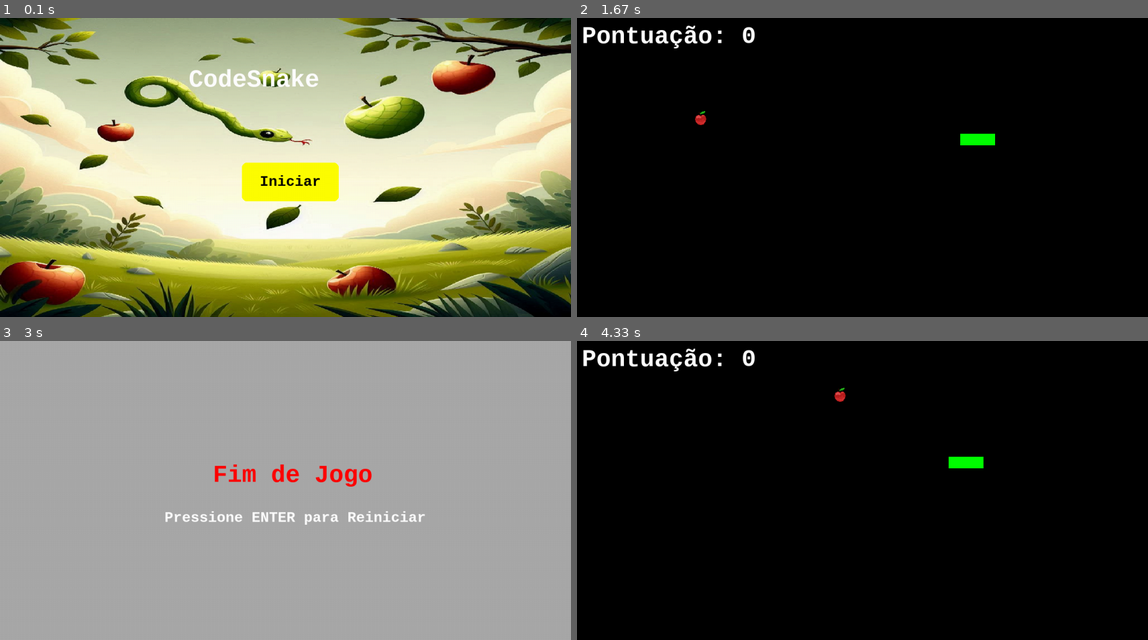
Above: before the commit, frames 1-4 (two rows, left to right).
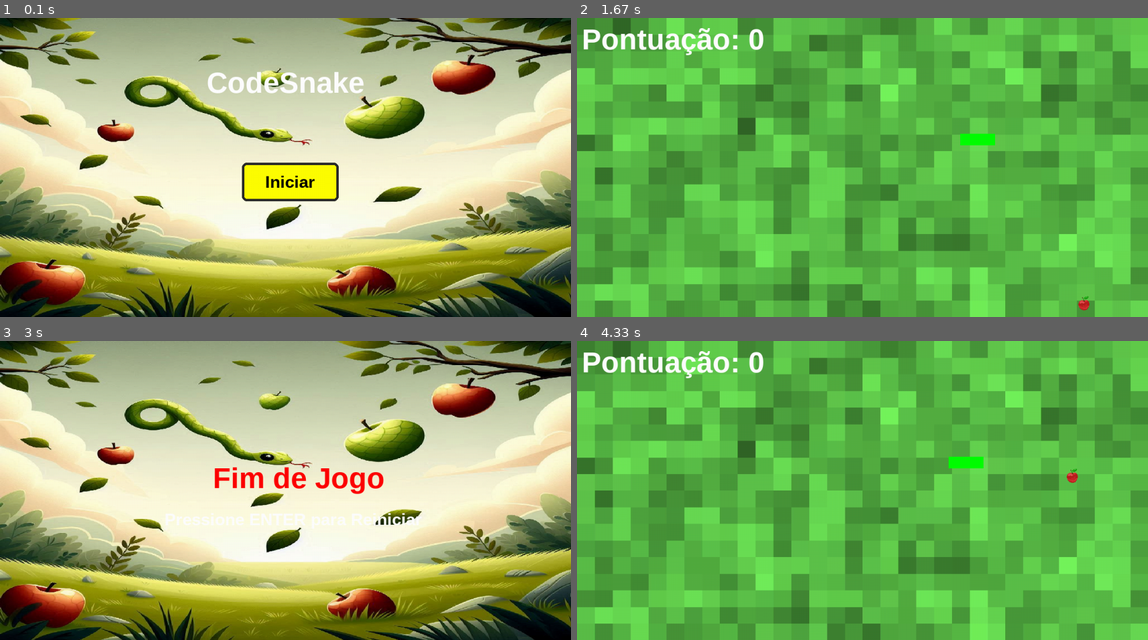
Above: after the commit, the same moments.

Repository: larawalcher/pygamamain
Game: pygame game, started from pygame/main.py
The game is run twice, just before and just after one commit, with the same random seed, the same clock (stepped at 60 frames per second) and the same inputs.
Inputs:
- Up to frame 1 (0.1 s): no input
- Up to frame 2 (1.67 s): hold Enter 0.33-0.8 s; hold D 0.33-0.8 s; hold Esc 0.83-1.3 s; hold D 0.83-1.3 s; hold Esc from 1.33 s (still down); hold D from 1.33 s (still down)
- Up to frame 3 (3 s): release Esc at 1.8 s; release D at 1.8 s; tap Enter at 1.83 s
- Up to frame 4 (4.33 s): tap Enter at 3.17 s; tap Esc at 3.5 s; hold Esc 3.83-4.3 s; hold D 3.83-4.3 s

The runs differ from the first frame. In frame 1, 1.9% of the frame differs, in the area x 33-64%, y 16-62%; in frame 2, 100%; in frame 3, 95%; in frame 4, 100%, in the area x 0-100%, y 0-100%.

Commit message:
Add files via upload

Diff:
--- a/pygame/main.py
+++ b/pygame/main.py
@@ -5,7 +5,8 @@
 # Configurações do jogo
 CORES = {
     'branco': (255, 255, 255), 'preto': (0, 0, 0), 'vermelho': (255, 0, 0), 'verde': (0, 255, 0),
-    'azul': (0, 0, 255), 'amarelo': (255, 255, 0), 'cinza': (169, 169, 169)
+    'azul': (0, 0, 255), 'amarelo': (255, 255, 0), 'cinza': (169, 169, 169), 'cinza_escuro': (40, 40, 40),
+    'azul_claro': (60, 100, 255), 'laranja': (255, 165, 0)
 }
 
 class Janela:
@@ -15,11 +16,13 @@
         pg.display.set_caption(titulo)
         self.clock = pg.time.Clock()
         self.limite_fps = fps
-        self.fonte = pg.font.SysFont("Courier New", 50, bold=True)
-        self.fonte_pequena = pg.font.SysFont("Courier New", 30, bold=True)
+        self.fonte = pg.font.SysFont("Arial", 60, bold=True)
+        self.fonte_pequena = pg.font.SysFont("Arial", 35, bold=True)
         self.executando, self.pausado, self.menu_inicial = True, False, True
         self.fundo_menu = pg.image.load("imgtelamenu.jpg")  # Carregar imagem de fundo
         self.fundo_menu = pg.transform.scale(self.fundo_menu, resolucao)  # Ajustar tamanho
+        self.imagem_fundo_jogo = pg.image.load("imgtelaprincipal.jpg")  # Carregar imagem de fundo para o jogo
+        self.imagem_fundo_jogo = pg.transform.scale(self.imagem_fundo_jogo, resolucao)  # Ajustar tamanho
         self.imagem_maca = pg.image.load("macapygame.webp")  # Carregar imagem da maçã
         self.imagem_maca = pg.transform.scale(self.imagem_maca, (30, 30))  # Ajustar tamanho da maçã
 
@@ -28,22 +31,23 @@
             self.janela.blit(fundo, (0, 0))  # Desenhar o fundo
         else:
             self.janela.fill(CORES[cor])
+
     def atualizar(self):
         pg.display.update()
         self.clock.tick(self.limite_fps)
 
-    def limpar(self, cor='preto'):
-        self.janela.fill(CORES[cor])
-
-    def desenhar_texto(self, texto, pos, cor='branco', fonte=None):
+    def desenhar_texto(self, texto, pos, cor='branco', fonte=None, sombra=False):
         if fonte is None:
             fonte = self.fonte
         renderizado = fonte.render(texto, True, CORES[cor])
+        if sombra:
+            self.janela.blit(renderizado, (pos[0] + 2, pos[1] + 2))  # Sombra do texto
         self.janela.blit(renderizado, pos)
 
     def botao(self, texto, pos, tamanho, cor='branco', cor_texto='preto', arredondado=10):
         retangulo = pg.Rect(*pos, *tamanho)
         pg.draw.rect(self.janela, CORES[cor], retangulo, border_radius=arredondado)
+        pg.draw.rect(self.janela, CORES['cinza_escuro'], retangulo, width=5, border_radius=arredondado)  # Borda mais destacada
         self.desenhar_texto(texto, (pos[0] + (tamanho[0] - self.fonte_pequena.size(texto)[0]) // 2,
                                    pos[1] + (tamanho[1] - self.fonte_pequena.size(texto)[1]) // 2),
                             cor=cor_texto, fonte=self.fonte_pequena)
@@ -54,8 +58,11 @@
         self.tamanho_grelha = (53, 30)
         self.cobrinha = [(10, 10), (9, 10), (8, 10)]
         self.direcao = (1, 0)
-        self.maçã = (random.randint(0, 52), random.randint(0, 29))
+        self.maçã = self.gerar_posicao_maca()
         self.pontuacao, self.fim_de_jogo = 0, False
+
+    def gerar_posicao_maca(self):
+        return (random.randint(0, 45), random.randint(0, 25))
 
     def mover(self):
         if self.fim_de_jogo:
@@ -63,7 +70,7 @@
         nova_cabeca = (self.cobrinha[0][0] + self.direcao[0], self.cobrinha[0][1] + self.direcao[1])
         self.cobrinha.insert(0, nova_cabeca)
         if nova_cabeca == self.maçã:
-            self.maçã = (random.randint(0, 52), random.randint(0, 29))
+            self.maçã = self.gerar_posicao_maca()  # Gerar nova posição para a maçã
             self.pontuacao += 1
         else:
             self.cobrinha.pop()
@@ -105,8 +112,9 @@
                         jogo.mudar_direcao(evento.key)
 
         if janela.menu_inicial:
-            janela.janela.blit(janela.fundo_menu, (0, 0))
-            janela.desenhar_texto("CodeSnake", (janela.janela.get_width() // 2 - 200, 100), cor='branco', fonte=janela.fonte)
+            janela.janela.blit(janela.fundo_menu, (0, 0))  # Imagem de fundo
+            # Título centralizado
+            janela.desenhar_texto("CodeSnake", (janela.janela.get_width() // 2 - janela.fonte.size("CodeSnake")[0] // 2, 100), cor='branco', fonte=janela.fonte)
             botao_iniciar = janela.botao("Iniciar", (500, 300), (200, 80), cor='amarelo', cor_texto='preto')
             if pg.mouse.get_pressed()[0] and botao_iniciar.collidepoint(pg.mouse.get_pos()):
                 janela.menu_inicial = False
@@ -114,6 +122,7 @@
         elif janela.pausado:
             janela.desenhar_texto("Pausado - Pressione ESC para Continuar", (350, 300))
         else:
+            janela.janela.blit(janela.imagem_fundo_jogo, (0, 0))  # Adicionando o fundo do jogo
             jogo.mover()
             for segmento in jogo.cobrinha:
                 pg.draw.rect(janela.janela, CORES['verde'], (segmento[0] * 24, segmento[1] * 24, 24, 24))
@@ -122,6 +131,7 @@
 
         if jogo.fim_de_jogo:
             janela.limpar('cinza')
+            janela.janela.blit(janela.fundo_menu, (0, 0))  # Usando o fundo do menu para o fim de jogo
             janela.desenhar_texto("Fim de Jogo", (janela.janela.get_width() // 2 - 150, 250), cor='vermelho', fonte=janela.fonte)
             janela.desenhar_texto("Pressione ENTER para Reiniciar", (janela.janela.get_width() // 2 - 250, 350), cor='branco', fonte=janela.fonte_pequena)
             teclas = pg.key.get_pressed()
--- a/pygame/teste2.py
+++ b/pygame/teste2.py
@@ -9,7 +9,7 @@
 }
 
 class Janela:
-    def __init__(self, resolucao=(1180, 720), titulo='CodeSnake', fps=30):
+    def __init__(self, resolucao=(1180, 620), titulo='CodeSnake', fps=30):
         pg.init()
         self.janela = pg.display.set_mode(resolucao)
         pg.display.set_caption(titulo)
@@ -20,9 +20,16 @@
         self.executando, self.pausado, self.menu_inicial = True, False, True
         self.fundo_menu = pg.image.load("imgtelamenu.jpg")  # Carregar imagem de fundo
         self.fundo_menu = pg.transform.scale(self.fundo_menu, resolucao)  # Ajustar tamanho
+        self.imagem_fundo_jogo = pg.image.load("imgtelaprincipal.jpg")  # Carregar imagem de fundo para o jogo
+        self.imagem_fundo_jogo = pg.transform.scale(self.imagem_fundo_jogo, resolucao)  # Ajustar tamanho
         self.imagem_maca = pg.image.load("macapygame.webp")  # Carregar imagem da maçã
         self.imagem_maca = pg.transform.scale(self.imagem_maca, (30, 30))  # Ajustar tamanho da maçã
 
+    def limpar(self, cor='preto', fundo=None):
+        if fundo:
+            self.janela.blit(fundo, (0, 0))  # Desenhar o fundo
+        else:
+            self.janela.fill(CORES[cor])
 
     def atualizar(self):
         pg.display.update()
@@ -50,8 +57,12 @@
         self.tamanho_grelha = (53, 30)
         self.cobrinha = [(10, 10), (9, 10), (8, 10)]
         self.direcao = (1, 0)
-        self.maçã = (random.randint(0, 52), random.randint(0, 29))
+        self.maçã = self.gerar_posicao_maca()
         self.pontuacao, self.fim_de_jogo = 0, False
+
+    def gerar_posicao_maca(self):
+        # Garantir que a maçã fique dentro da tela (dentro dos limites da grelha)
+        return (random.randint(0, 45), random.randint(0, 25))
 
     def mover(self):
         if self.fim_de_jogo:
@@ -59,7 +70,7 @@
         nova_cabeca = (self.cobrinha[0][0] + self.direcao[0], self.cobrinha[0][1] + self.direcao[1])
         self.cobrinha.insert(0, nova_cabeca)
         if nova_cabeca == self.maçã:
-            self.maçã = (random.randint(0, 52), random.randint(0, 29))
+            self.maçã = self.gerar_posicao_maca()  # Gerar nova posição para a maçã
             self.pontuacao += 1
         else:
             self.cobrinha.pop()
@@ -110,6 +121,7 @@
         elif janela.pausado:
             janela.desenhar_texto("Pausado - Pressione ESC para Continuar", (350, 300))
         else:
+            janela.janela.blit(janela.imagem_fundo_jogo, (0, 0))  # Adicionando o fundo do jogo
             jogo.mover()
             for segmento in jogo.cobrinha:
                 pg.draw.rect(janela.janela, CORES['verde'], (segmento[0] * 24, segmento[1] * 24, 24, 24))
--- a/pygame/teste4.py
+++ b/pygame/teste4.py
@@ -5,41 +5,49 @@
 # Configurações do jogo
 CORES = {
     'branco': (255, 255, 255), 'preto': (0, 0, 0), 'vermelho': (255, 0, 0), 'verde': (0, 255, 0),
-    'azul': (0, 0, 255), 'amarelo': (255, 255, 0), 'cinza': (169, 169, 169)
+    'azul': (0, 0, 255), 'amarelo': (255, 255, 0), 'cinza': (169, 169, 169), 'cinza_escuro': (40, 40, 40),
+    'azul_claro': (60, 100, 255), 'laranja': (255, 165, 0)
 }
 
 class Janela:
-    def __init__(self, resolucao=(1180, 720), titulo='CodeSnake', fps=30):
+    def __init__(self, resolucao=(1180, 620), titulo='CodeSnake', fps=30):
         pg.init()
         self.janela = pg.display.set_mode(resolucao)
         pg.display.set_caption(titulo)
         self.clock = pg.time.Clock()
         self.limite_fps = fps
-        self.fonte = pg.font.SysFont("Courier New", 50, bold=True)
-        self.fonte_pequena = pg.font.SysFont("Courier New", 30, bold=True)
+        self.fonte = pg.font.SysFont("Arial", 60, bold=True)
+        self.fonte_pequena = pg.font.SysFont("Arial", 35, bold=True)
         self.executando, self.pausado, self.menu_inicial = True, False, True
         self.fundo_menu = pg.image.load("imgtelamenu.jpg")  # Carregar imagem de fundo
         self.fundo_menu = pg.transform.scale(self.fundo_menu, resolucao)  # Ajustar tamanho
+        self.imagem_fundo_jogo = pg.image.load("imgtelaprincipal.jpg")  # Carregar imagem de fundo para o jogo
+        self.imagem_fundo_jogo = pg.transform.scale(self.imagem_fundo_jogo, resolucao)  # Ajustar tamanho
         self.imagem_maca = pg.image.load("macapygame.webp")  # Carregar imagem da maçã
         self.imagem_maca = pg.transform.scale(self.imagem_maca, (30, 30))  # Ajustar tamanho da maçã
 
+    def limpar(self, cor='preto', fundo=None):
+        if fundo:
+            self.janela.blit(fundo, (0, 0))  # Desenhar o fundo
+        else:
+            self.janela.fill(CORES[cor])
 
     def atualizar(self):
         pg.display.update()
         self.clock.tick(self.limite_fps)
 
-    def limpar(self, cor='preto'):
-        self.janela.fill(CORES[cor])
-
-    def desenhar_texto(self, texto, pos, cor='branco', fonte=None):
+    def desenhar_texto(self, texto, pos, cor='branco', fonte=None, sombra=False):
         if fonte is None:
             fonte = self.fonte
         renderizado = fonte.render(texto, True, CORES[cor])
+        if sombra:
+            self.janela.blit(renderizado, (pos[0] + 2, pos[1] + 2))  # Sombra do texto
         self.janela.blit(renderizado, pos)
 
     def botao(self, texto, pos, tamanho, cor='branco', cor_texto='preto', arredondado=10):
         retangulo = pg.Rect(*pos, *tamanho)
         pg.draw.rect(self.janela, CORES[cor], retangulo, border_radius=arredondado)
+        pg.draw.rect(self.janela, CORES['cinza_escuro'], retangulo, width=5, border_radius=arredondado)  # Borda mais destacada
         self.desenhar_texto(texto, (pos[0] + (tamanho[0] - self.fonte_pequena.size(texto)[0]) // 2,
                                    pos[1] + (tamanho[1] - self.fonte_pequena.size(texto)[1]) // 2),
                             cor=cor_texto, fonte=self.fonte_pequena)
@@ -50,8 +58,11 @@
         self.tamanho_grelha = (53, 30)
         self.cobrinha = [(10, 10), (9, 10), (8, 10)]
         self.direcao = (1, 0)
-        self.maçã = (random.randint(0, 52), random.randint(0, 29))
+        self.maçã = self.gerar_posicao_maca()
         self.pontuacao, self.fim_de_jogo = 0, False
+
+    def gerar_posicao_maca(self):
+        return (random.randint(0, 45), random.randint(0, 25))
 
     def mover(self):
         if self.fim_de_jogo:
@@ -59,7 +70,7 @@
         nova_cabeca = (self.cobrinha[0][0] + self.direcao[0], self.cobrinha[0][1] + self.direcao[1])
         self.cobrinha.insert(0, nova_cabeca)
         if nova_cabeca == self.maçã:
-            self.maçã = (random.randint(0, 52), random.randint(0, 29))
+            self.maçã = self.gerar_posicao_maca()  # Gerar nova posição para a maçã
             self.pontuacao += 1
         else:
             self.cobrinha.pop()
@@ -110,6 +121,7 @@
         elif janela.pausado:
             janela.desenhar_texto("Pausado - Pressione ESC para Continuar", (350, 300))
         else:
+            janela.janela.blit(janela.imagem_fundo_jogo, (0, 0))  # Adicionando o fundo do jogo
             jogo.mover()
             for segmento in jogo.cobrinha:
                 pg.draw.rect(janela.janela, CORES['verde'], (segmento[0] * 24, segmento[1] * 24, 24, 24))
@@ -118,14 +130,13 @@
 
         if jogo.fim_de_jogo:
             janela.limpar('cinza')
-            janela.desenhar_texto("Fim de Jogo", (janela.janela.get_width() // 2 - 150, 250), cor='vermelho', fonte=janela.fonte)
-            janela.desenhar_texto("Pressione ENTER para Reiniciar ou ESC para Voltar ao Menu",
-                                  (janela.janela.get_width() // 2 - 350, 350), cor='branco', fonte=janela.fonte_pequena)
+            # Caixa com borda arredondada e sombra
+            pg.draw.rect(janela.janela, CORES['cinza_escuro'], (250, 200, 680, 220), border_radius=20)
+            pg.draw.rect(janela.janela, CORES['azul_claro'], (255, 205, 670, 210), border_radius=15)  # Caixa com efeito
+            janela.desenhar_texto("Fim de Jogo", (janela.janela.get_width() // 2 - 150, 250), cor='vermelho', fonte=janela.fonte, sombra=True)
+            janela.desenhar_texto("Pressione ENTER para Reiniciar", (janela.janela.get_width() // 2 - 250, 350), cor='branco', fonte=janela.fonte_pequena, sombra=True)
             teclas = pg.key.get_pressed()
             if teclas[pg.K_RETURN]:
-                jogo.reiniciar()
-            elif teclas[pg.K_ESCAPE]:
-                janela.menu_inicial = True
                 jogo.reiniciar()
 
         janela.atualizar()
--- a/pygame/teste5.py
+++ b/pygame/teste5.py
@@ -1,45 +1,53 @@
 import pygame as pg
 import random
+import time
 
 # Configurações do jogo
 CORES = {
     'branco': (255, 255, 255), 'preto': (0, 0, 0), 'vermelho': (255, 0, 0), 'verde': (0, 255, 0),
-    'azul': (0, 0, 255), 'amarelo': (255, 255, 0), 'cinza': (169, 169, 169)
+    'azul': (0, 0, 255), 'amarelo': (255, 255, 0), 'cinza': (169, 169, 169), 'cinza_escuro': (40, 40, 40),
+    'azul_claro': (60, 100, 255), 'laranja': (255, 165, 0)
 }
 
 class Janela:
-    def __init__(self, resolucao=(1180, 720), titulo='CodeSnake', fps=30):
+    def __init__(self, resolucao=(1180, 620), titulo='CodeSnake', fps=30):
         pg.init()
         self.janela = pg.display.set_mode(resolucao)
         pg.display.set_caption(titulo)
         self.clock = pg.time.Clock()
         self.limite_fps = fps
-        self.fonte = pg.font.SysFont("Courier New", 50, bold=True)
-        self.fonte_pequena = pg.font.SysFont("Courier New", 30, bold=True)
+        self.fonte = pg.font.SysFont("Arial", 60, bold=True)
+        self.fonte_pequena = pg.font.SysFont("Arial", 35, bold=True)
         self.executando, self.pausado, self.menu_inicial = True, False, True
-        try:
-            self.fundo_menu = pg.transform.scale(pg.image.load("imgtelamenu.jpg"), resolucao)
-            self.fundo_fim = pg.transform.scale(pg.image.load("imgtelafim.jpg"), resolucao)
-            self.imagem_maca = pg.transform.scale(pg.image.load("macapygame.webp"), (30, 30))
-        except pg.error:
-            print("Erro ao carregar imagens. Verifique os arquivos de imagem.")
-            self.executando = False
+        self.fundo_menu = pg.image.load("imgtelamenu.jpg")  # Carregar imagem de fundo
+        self.fundo_menu = pg.transform.scale(self.fundo_menu, resolucao)  # Ajustar tamanho
+        self.imagem_fundo_jogo = pg.image.load("imgtelaprincipal.jpg")  # Carregar imagem de fundo para o jogo
+        self.imagem_fundo_jogo = pg.transform.scale(self.imagem_fundo_jogo, resolucao)  # Ajustar tamanho
+        self.imagem_maca = pg.image.load("macapygame.webp")  # Carregar imagem da maçã
+        self.imagem_maca = pg.transform.scale(self.imagem_maca, (30, 30))  # Ajustar tamanho da maçã
+
+    def limpar(self, cor='preto', fundo=None):
+        if fundo:
+            self.janela.blit(fundo, (0, 0))  # Desenhar o fundo
+        else:
+            self.janela.fill(CORES[cor])
 
     def atualizar(self):
         pg.display.update()
         self.clock.tick(self.limite_fps)
 
-    def limpar(self, cor='preto'):
-        self.janela.fill(CORES[cor])
-
-    def desenhar_texto(self, texto, pos, cor='branco', fonte=None):
-        fonte = fonte or self.fonte
+    def desenhar_texto(self, texto, pos, cor='branco', fonte=None, sombra=False):
+        if fonte is None:
+            fonte = self.fonte
         renderizado = fonte.render(texto, True, CORES[cor])
+        if sombra:
+            self.janela.blit(renderizado, (pos[0] + 2, pos[1] + 2))  # Sombra do texto
         self.janela.blit(renderizado, pos)
 
     def botao(self, texto, pos, tamanho, cor='branco', cor_texto='preto', arredondado=10):
         retangulo = pg.Rect(*pos, *tamanho)
         pg.draw.rect(self.janela, CORES[cor], retangulo, border_radius=arredondado)
+        pg.draw.rect(self.janela, CORES['cinza_escuro'], retangulo, width=5, border_radius=arredondado)  # Borda mais destacada
         self.desenhar_texto(texto, (pos[0] + (tamanho[0] - self.fonte_pequena.size(texto)[0]) // 2,
                                    pos[1] + (tamanho[1] - self.fonte_pequena.size(texto)[1]) // 2),
                             cor=cor_texto, fonte=self.fonte_pequena)
@@ -50,8 +58,11 @@
         self.tamanho_grelha = (53, 30)
         self.cobrinha = [(10, 10), (9, 10), (8, 10)]
         self.direcao = (1, 0)
-        self.maçã = (random.randint(0, 52), random.randint(0, 29))
+        self.maçã = self.gerar_posicao_maca()
         self.pontuacao, self.fim_de_jogo = 0, False
+
+    def gerar_posicao_maca(self):
+        return (random.randint(0, 45), random.randint(0, 25))
 
     def mover(self):
         if self.fim_de_jogo:
@@ -59,7 +70,7 @@
         nova_cabeca = (self.cobrinha[0][0] + self.direcao[0], self.cobrinha[0][1] + self.direcao[1])
         self.cobrinha.insert(0, nova_cabeca)
         if nova_cabeca == self.maçã:
-            self.maçã = (random.randint(0, 52), random.randint(0, 29))
+            self.maçã = self.gerar_posicao_maca()  # Gerar nova posição para a maçã
             self.pontuacao += 1
         else:
             self.cobrinha.pop()
@@ -71,7 +82,10 @@
             self.fim_de_jogo = True
 
     def mudar_direcao(self, tecla):
-        movimentos = {pg.K_w: (0, -1), pg.K_s: (0, 1), pg.K_a: (-1, 0), pg.K_d: (1, 0)}
+        movimentos = {
+            pg.K_w: (0, -1), pg.K_s: (0, 1),
+            pg.K_a: (-1, 0), pg.K_d: (1, 0)
+        }
         if tecla in movimentos and (movimentos[tecla][0] != -self.direcao[0] or movimentos[tecla][1] != -self.direcao[1]):
             self.direcao = movimentos[tecla]
 
@@ -80,10 +94,7 @@
 
 # Inicialização
 janela = Janela()
-if not janela.executando:
-    pg.quit()
-else:
-    jogo = CodeSnake()
+jogo = CodeSnake()
 
 def loop_principal():
     while janela.executando:
@@ -91,6 +102,42 @@
         for evento in pg.event.get():
             if evento.type == pg.QUIT:
                 janela.executando = False
+            if evento.type == pg.KEYDOWN:
+                if janela.menu_inicial and evento.key == pg.K_RETURN:
+                    janela.menu_inicial = False
+                elif not janela.menu_inicial:
+                    if evento.key == pg.K_ESCAPE:
+                        janela.pausado = not janela.pausado
+                    elif not janela.pausado:
+                        jogo.mudar_direcao(evento.key)
+
+        if janela.menu_inicial:
+            janela.janela.blit(janela.fundo_menu, (0, 0))  # Imagem de fundo
+            # Título centralizado
+            janela.desenhar_texto("CodeSnake", (janela.janela.get_width() // 2 - janela.fonte.size("CodeSnake")[0] // 2, 100), cor='branco', fonte=janela.fonte)
+            botao_iniciar = janela.botao("Iniciar", (500, 300), (200, 80), cor='amarelo', cor_texto='preto')
+            if pg.mouse.get_pressed()[0] and botao_iniciar.collidepoint(pg.mouse.get_pos()):
+                janela.menu_inicial = False
+
+        elif janela.pausado:
+            janela.desenhar_texto("Pausado - Pressione ESC para Continuar", (350, 300))
+        else:
+            janela.janela.blit(janela.imagem_fundo_jogo, (0, 0))  # Adicionando o fundo do jogo
+            jogo.mover()
+            for segmento in jogo.cobrinha:
+                pg.draw.rect(janela.janela, CORES['verde'], (segmento[0] * 24, segmento[1] * 24, 24, 24))
+            janela.janela.blit(janela.imagem_maca, (jogo.maçã[0] * 24, jogo.maçã[1] * 24))
+            janela.desenhar_texto(f"Pontuação: {jogo.pontuacao}", (10, 10))
+
+        if jogo.fim_de_jogo:
+            janela.limpar('cinza')
+            janela.janela.blit(janela.fundo_menu, (0, 0))  # Usando o fundo do menu para o fim de jogo
+            janela.desenhar_texto("Fim de Jogo", (janela.janela.get_width() // 2 - 150, 250), cor='vermelho', fonte=janela.fonte)
+            janela.desenhar_texto("Pressione ENTER para Reiniciar", (janela.janela.get_width() // 2 - 250, 350), cor='branco', fonte=janela.fonte_pequena)
+            teclas = pg.key.get_pressed()
+            if teclas[pg.K_RETURN]:
+                jogo.reiniciar()
+
         janela.atualizar()
     pg.quit()
 
